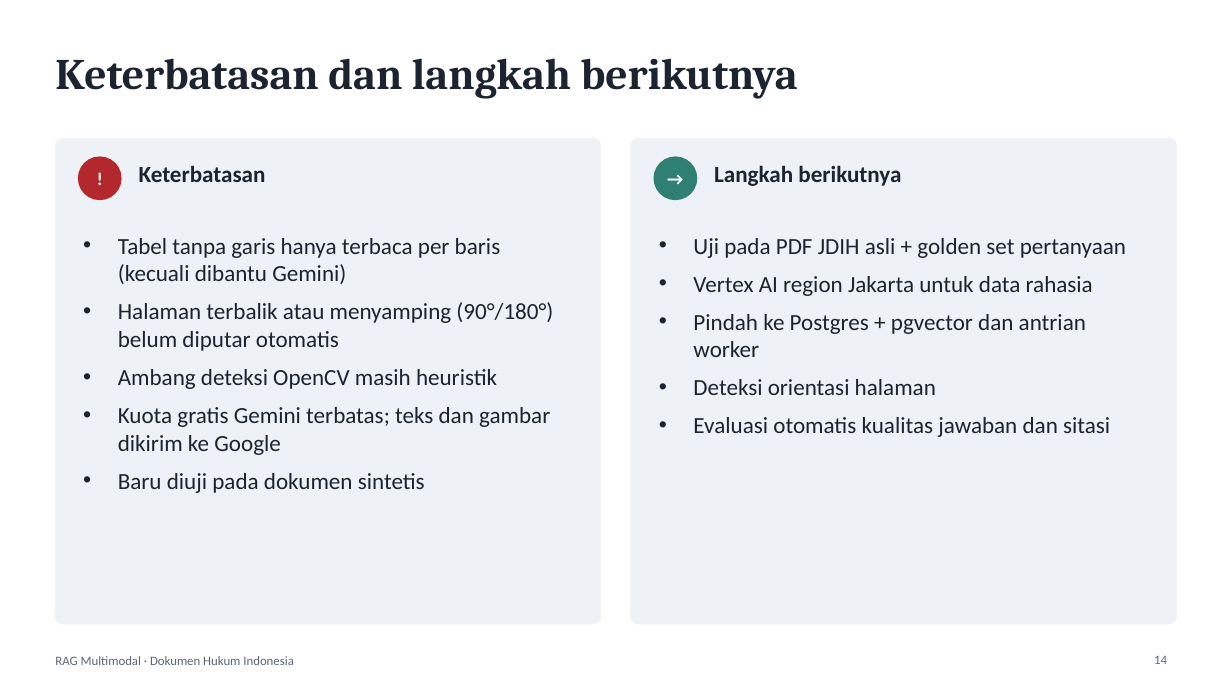
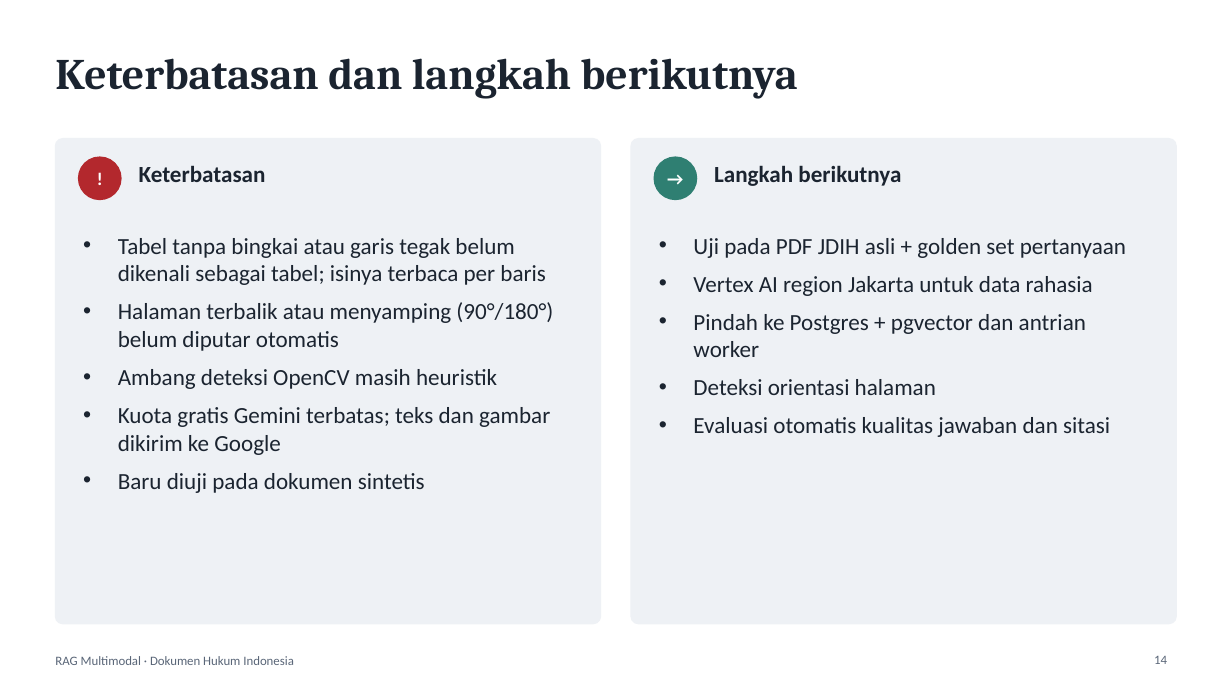
Before and after one commit to RuleLuluDamara/rag-sytem, a slide deck: slide 14 of docs/presentation.pptx. Drawn at 1232x693 pixels with LibreOffice and Linux fonts; fonts in the diff are those of the drawing. Boxes give left, top, right and bottom in pixels: in the first picture for what was removed or moved away, otherwise in the second. Text is boxed around its words. In the diff, an @@ line names an element or a change of style, - is before the commit and + after.

```diff
--- a/docs/presentation.pptx
+++ b/docs/presentation.pptx
@@ text at [118, 238, 546, 285]: text changed @@
-• Tabel tanpa garis hanya terbaca per baris (kecuali dibantu Gemini)
+• Tabel tanpa bingkai atau garis tegak belum dikenali sebagai tabel; isinya terbaca per baris
```
Also in this commit, not shown: 1 other file.
